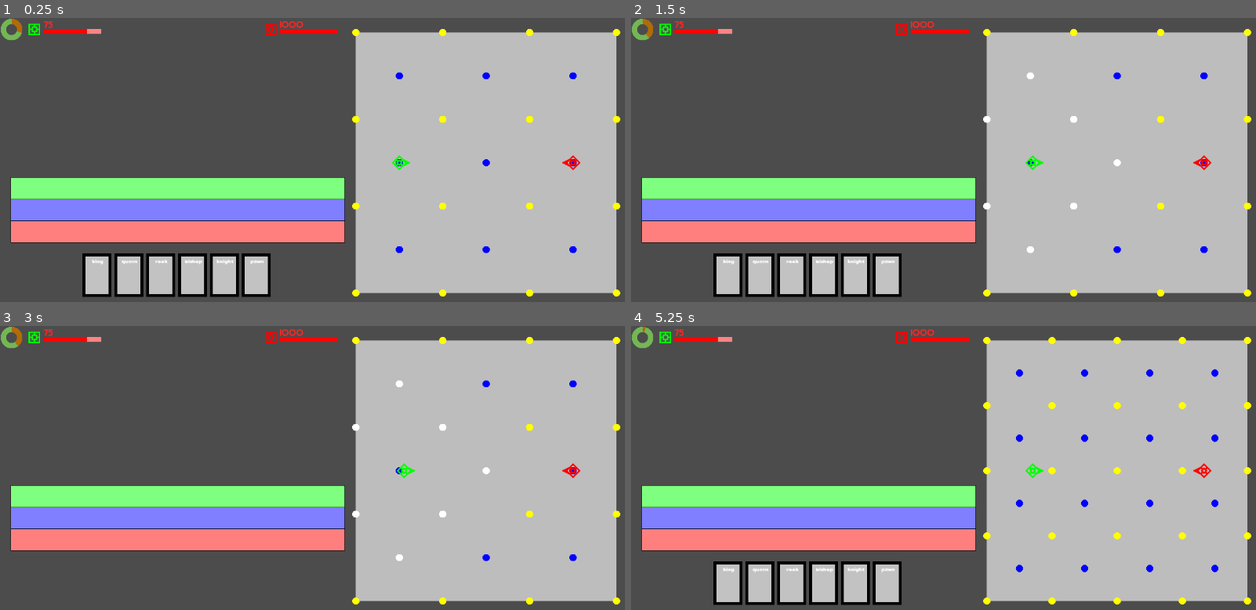
Above: before the commit, frames 1-4 (two rows, left to right).
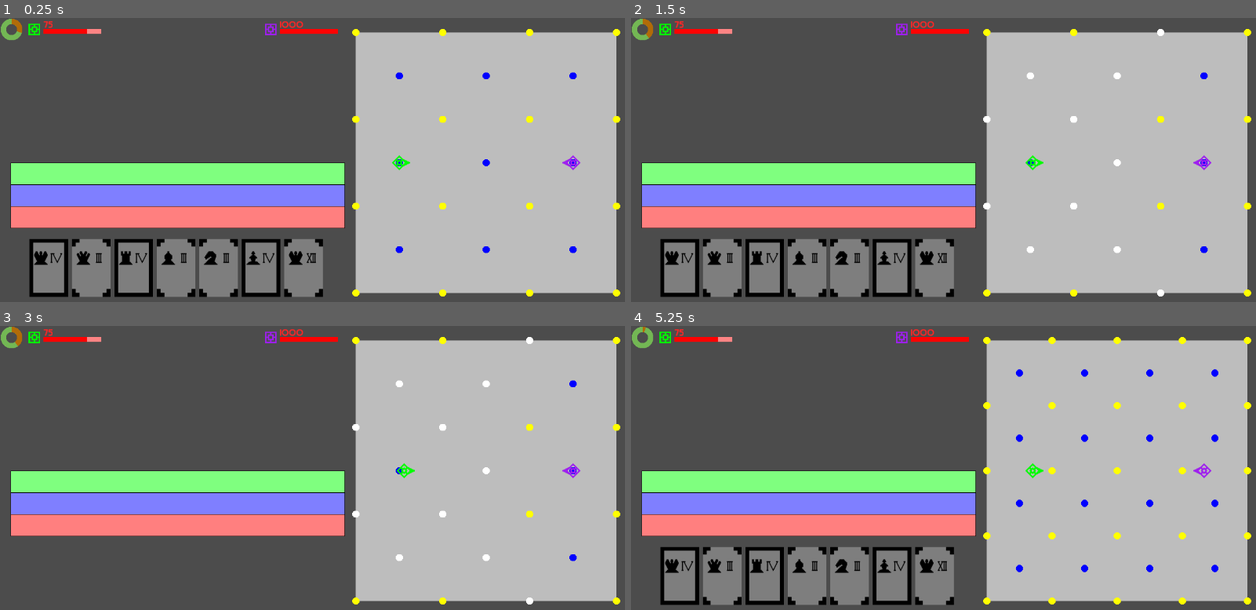
Above: after the commit, the same moments.

Repository: Pe3Hu/kanikani
Game: Godot game, scene res://scenes/Game.tscn
The game is run twice, just before and just after one commit, with the same random seed, the same clock (stepped at 60 frames per second) and the same inputs.
Inputs (mouse positions are in pixels of both pictures, inside the frame that each line leads up to):
- Up to frame 1 (0.25 s): no input
- Up to frame 2 (1.5 s): click (731, 273) at 0.52 s; tap Enter at 1.25 s; move the mouse to (1081, 148) at 1.27 s; hold D from 1.28 s (still down); tap Q at 1.35 s; click (1081, 148) at 1.42 s
- Up to frame 3 (3 s): tap Space at 2 s; move the mouse to (187, 485) at 2.02 s; release D at 2.03 s; hold S 2.03-2.78 s; tap E at 2.1 s; tap Enter at 2.75 s; move the mouse to (375, 408) at 2.77 s; hold D from 2.78 s (still down); tap 1 at 2.85 s
- Up to frame 4 (5.25 s): tap Space at 3.5 s; move the mouse to (912, 527) at 3.52 s; release D at 3.53 s; hold W 3.53-4.28 s; tap Q at 3.6 s; click (912, 527) at 3.67 s; move the mouse to (1131, 513) at 4.27 s; hold A from 4.28 s (still down); tap E at 4.35 s; move the mouse to (756, 428) at 5.02 s; tap 1 at 5.1 s

The runs differ from the first frame. In frame 1, 20% of the frame differs, in the area x 1-93%, y 1-99%; in frame 2, 20%; in frame 3, 12%; in frame 4, 20%.

Commit message:
update version 0.0053
1. Card scene update

Diff:
--- a/scenes/Card.tscn
+++ b/scenes/Card.tscn
@@ -1,76 +1,37 @@
 [gd_scene load_steps=6 format=2]
 
 [ext_resource path="res://scripts/Card.gd" type="Script" id=1]
-[ext_resource path="res://assets/cards/card_background.png" type="Texture" id=2]
-[ext_resource path="res://assets/cards/card_border.png" type="Texture" id=3]
-[ext_resource path="res://assets/fonts/Sabandija.ttf" type="DynamicFontData" id=4]
+[ext_resource path="res://assets/effects/move/bishop.png" type="Texture" id=2]
+[ext_resource path="res://assets/cards/background.png" type="Texture" id=3]
+[ext_resource path="res://assets/cards/access.png" type="Texture" id=4]
+[ext_resource path="res://assets/layers/square/1.png" type="Texture" id=5]
 
-[sub_resource type="DynamicFont" id=1]
-size = 10
-outline_color = Color( 0, 0, 0, 1 )
-font_data = ExtResource( 4 )
-
-[node name="Card" type="MarginContainer"]
-margin_right = 48.0
-margin_bottom = 22.0
-rect_pivot_offset = Vector2( 30, 45 )
+[node name="Card" type="Node2D"]
 script = ExtResource( 1 )
 
+[node name="TextureButton" type="TextureButton" parent="."]
+margin_right = 80.0
+margin_bottom = 120.0
+
 [node name="Background" type="Sprite" parent="."]
-texture = ExtResource( 2 )
-offset = Vector2( 30, 45 )
+texture = ExtResource( 3 )
+centered = false
 
 [node name="Border" type="Sprite" parent="."]
-texture = ExtResource( 3 )
-offset = Vector2( 30, 45 )
+texture = ExtResource( 4 )
+centered = false
 
-[node name="Bars" type="VBoxContainer" parent="."]
-margin_right = 60.0
-margin_bottom = 90.0
-rect_min_size = Vector2( 60, 90 )
+[node name="Chesspiece" type="Sprite" parent="."]
+texture = ExtResource( 2 )
+centered = false
+offset = Vector2( 8, 24 )
 
-[node name="TopGap" type="MarginContainer" parent="Bars"]
-margin_right = 60.0
-margin_bottom = 8.0
-rect_min_size = Vector2( 0, 8 )
+[node name="Layer" type="Sprite" parent="."]
+texture = ExtResource( 5 )
+centered = false
+offset = Vector2( 40, 24 )
 
-[node name="TopBar" type="HBoxContainer" parent="Bars"]
-margin_top = 12.0
-margin_right = 56.0
-margin_bottom = 22.0
-size_flags_horizontal = 0
-
-[node name="LeftGap" type="MarginContainer" parent="Bars/TopBar"]
-margin_right = 4.0
-margin_bottom = 10.0
-rect_min_size = Vector2( 4, 0 )
-
-[node name="Name" type="MarginContainer" parent="Bars/TopBar"]
-margin_left = 8.0
-margin_right = 56.0
-margin_bottom = 10.0
-rect_min_size = Vector2( 48, 0 )
-
-[node name="NinePatchRect" type="NinePatchRect" parent="Bars/TopBar/Name"]
-margin_right = 48.0
-margin_bottom = 10.0
-
-[node name="CenterContainer" type="CenterContainer" parent="Bars/TopBar/Name"]
-margin_right = 48.0
-margin_bottom = 10.0
-
-[node name="Label" type="Label" parent="Bars/TopBar/Name/CenterContainer"]
-margin_left = 24.0
-margin_right = 24.0
-margin_bottom = 10.0
-size_flags_horizontal = 0
-size_flags_vertical = 1
-custom_fonts/font = SubResource( 1 )
-align = 3
-valign = 3
-
-[node name="TextureButton" type="TextureButton" parent="."]
-margin_right = 60.0
-margin_bottom = 90.0
+[node name="Skill" type="Sprite" parent="."]
+centered = false
 
 [connection signal="pressed" from="TextureButton" to="." method="_on_TextureButton_pressed"]
--- a/scripts/Act.gd
+++ b/scripts/Act.gd
@@ -20,8 +20,6 @@
 		"move":
 			path += act_.obj.effect.word.content+"/"
 			name_ = act_.obj.pas.word.chesspiece+name_
-			print(path)
-			print(name_)
 
 	var texture = ImageTexture.new()
 	var image = Image.new()
--- a/scripts/Card.gd
+++ b/scripts/Card.gd
@@ -1,17 +1,43 @@
-extends MarginContainer
+extends Node2D
 
 
 var obj = {}
 
-func _ready():
-	pass
-
-func set_name(pas_):
-	var label = get_node("Bars/TopBar/Name/CenterContainer/Label")
-	label.text = pas_.word.chesspiece
+func set_spirtes(pas_):
 	obj.pas = pas_
 
+	for key in Global.arr.card:
+		var sprite = get_node(key)
+		var path = "res://assets/"
+		var name_ = ".png"
+
+		match key:
+			"Chesspiece":
+				path = path+"effects/move/"
+				name_ = pas_.word.chesspiece+name_
+			"Layer":
+				path = path+"layers/square/"
+				name_ = str(pas_.num.layer)+name_
+			"Skill":
+				pass
+			"Border":
+				path = path+"cards/"
+				name_ = pas_.word.border+name_
+				print(path,name_)
+
+		var texture = ImageTexture.new()
+		var image = Image.new()
+		image.load(path+name_)
+		texture.create_from_image(image)
+		sprite.texture = texture
+
+func get_size():
+	var size = get_node("TextureButton").rect_size*scale
+	return size
+
 func _on_TextureButton_pressed():
-	Global.obj.easel.obj.current.pas = obj.pas
-	Global.obj.ballroom.get_dots_by_pas()
-	Global.obj.ballroom.obj.current.dot = null
+	if obj.pas.word.border == "access":
+		Global.obj.easel.obj.current.pas = obj.pas
+		Global.set_square_layer(obj.pas.num.layer)
+		Global.obj.ballroom.get_dots_by_pas()
+		Global.obj.ballroom.obj.current.dot = null
--- a/scripts/Classes_1.gd
+++ b/scripts/Classes_1.gd
@@ -289,7 +289,7 @@
 	func set_color():
 		match obj.troupe.word.team:
 			"mob":
-				color.background = Color.red
+				color.background = Color.purple
 			"champion":
 				color.background = Color.green
 
--- a/scripts/Classes_2.gd
+++ b/scripts/Classes_2.gd
@@ -2,18 +2,22 @@
 
 
 class Pas:
+	var num = {}
 	var word = {}
 	var arr = {}
 	var obj = {}
 	var color = {}
 	var scene = {}
+	var flag = {}
 
 	func _init(input_):
+		num.layer = input_.layer
 		word.chesspiece = input_.chesspiece
 		obj.easel = input_.easel
 		obj.dot = null
 		arr.vertex = []
 		color.background = Color.gray
+		word.border = ""
 
 		for square in Global.arr.square:
 			var vertex = Global.vec.pas.size/2*square
@@ -145,6 +149,13 @@
 
 			Global.obj.ballroom.obj.current.dot = null
 
+	func check_access():
+		print(Global.obj.ballroom.obj.current.dancer.obj.dot.arr.layer,num.layer)
+		if Global.obj.ballroom.obj.current.dancer.obj.dot.arr.layer.has(num.layer):
+			word.border = "access"
+		else:
+			word.border = "denied"
+
 class Easel:
 	var num = {}
 	var arr = {}
@@ -166,9 +177,17 @@
 		for chesspiece in Global.arr.chesspiece:
 			var input = {}
 			input.chesspiece = chesspiece
+			input.layer = Global.get_random_element(Global.arr.pas_layer)
 			input.easel = self
 			var pas = Classes_2.Pas.new(input)
 			arr.pas.append(pas)
+
+		var input = {}
+		input.chesspiece = "king"
+		input.layer = 12
+		input.easel = self
+		var pas = Classes_2.Pas.new(input)
+		arr.pas.append(pas)
 
 		#apply_chesspiece()
 		fill_hand()
@@ -190,14 +209,20 @@
 		position.x -= float(arr.hand.size())/2*card_gap
 
 		for pas in arr.hand:
-			pas.scene.card.rect_position = position
+			pas.scene.card.position = position
 			position.x += card_gap
 
 	func add_card(pas_):
 		arr.hand.append(pas_)
 		pas_.scene.card = Global.scene.card.instance()
-		pas_.scene.card.set_name(pas_)
+		pas_.check_access()
+		pas_.scene.card.set_spirtes(pas_)
 		Global.node.Hand.add_child(pas_.scene.card)
+
+		if Global.vec.card.size == null:
+			Global.vec.card.size = pas_.scene.card.get_size()
+			Global.vec.hand.offset.y -= Global.vec.card.size.y
+			Global.vec.timeflow.offset.y -= Global.vec.card.size.y
 
 	func use_card():
 		if obj.current.pas != null:
--- a/scripts/Game.gd
+++ b/scripts/Game.gd
@@ -32,7 +32,7 @@
 		if event.pressed and event.scancode == KEY_S:
 			Global.obj.ballroom.find_nearest_dot(get_viewport().get_mouse_position())
 		if event.pressed and event.scancode == KEY_W:
-			Global.next_square_layer()
+			Global.set_square_layer(null)
 		if event.pressed and event.scancode == KEY_Q:
 			Global.flag.timeflow = !Global.flag.timeflow
 		if event.pressed and event.scancode == KEY_E:
@@ -42,7 +42,6 @@
 			Global.node.Hand.visible = !Global.node.Hand.visible
 
 func _process(delta):
-
 	if Global.flag.timeflow:
 		Global.obj.timeflow.tick(delta)
 
--- a/scripts/Global.gd
+++ b/scripts/Global.gd
@@ -150,10 +150,12 @@
 	]
 
 	arr.n = [1,2,3,4,12]
+	arr.pas_layer = [2,3,4]
 	arr.exam = ["classic exam 0"]
 	arr.chesspiece = ["king","queen","rook","bishop","knight","pawn"]
 	arr.pas = ["left rotate","right rotate","move forward"]
 	arr.cord = ["slow","standart","fast"]
+	arr.card = ["Chesspiece","Layer","Skill","Border"]
 
 func init_scene():
 	scene.dancer = {}
@@ -190,13 +192,13 @@
 	vec.pas.offset = Vector2(0,num.pas.offset+vec.pas.size.y/2)
 
 	vec.card = {}
-	vec.card.size = Vector2(60,90)
+	vec.card.size = null
 
 	vec.hand = {}
-	vec.hand.offset = Vector2(num.border.gap+num.space.l/2, dict.window_size.height-vec.card.size.y-num.border.gap)
+	vec.hand.offset = Vector2(num.border.gap+num.space.l/2, dict.window_size.height-num.border.gap)
 
 	vec.timeflow = {}
-	vec.timeflow.offset = Vector2(num.border.gap, dict.window_size.height-vec.card.size.y-num.border.gap*2)
+	vec.timeflow.offset = Vector2(num.border.gap, dict.window_size.height-num.border.gap*2)
 
 	vec.cord = {}
 	vec.cord.size = Vector2(num.space.l,num.ballroom.a)
@@ -236,15 +238,19 @@
 	init_arr()
 	init_num()
 	init_node()
+	init_scene()
 	init_flag()
 	init_vec()
 	init_color()
 	init_font()
-	init_scene()
-
-func next_square_layer():
-	var index = (arr.n.find(num.layer.square)+1)%arr.n.size()
-	num.layer.square = arr.n[index]
+
+func set_square_layer(layer_):
+	if layer_ == null:
+		var index = (arr.n.find(num.layer.square)+1)%arr.n.size()
+		num.layer.square = arr.n[index]
+	else:
+		num.layer.square = layer_
+
 	Global.obj.ballroom.update_dot_colors()
 	Global.obj.ballroom.get_dots_by_pas()
 
Binary file added: assets/cards/access.png
Not shown, added: assets/cards/access.png.import
Binary file added: assets/cards/background.png
Not shown, changed: assets/cards/background.png.import
Binary file removed: assets/cards/card_background.png
Binary file removed: assets/cards/card_border.png
Binary file added: assets/cards/denied.png
Not shown, changed: assets/cards/denied.png.import
